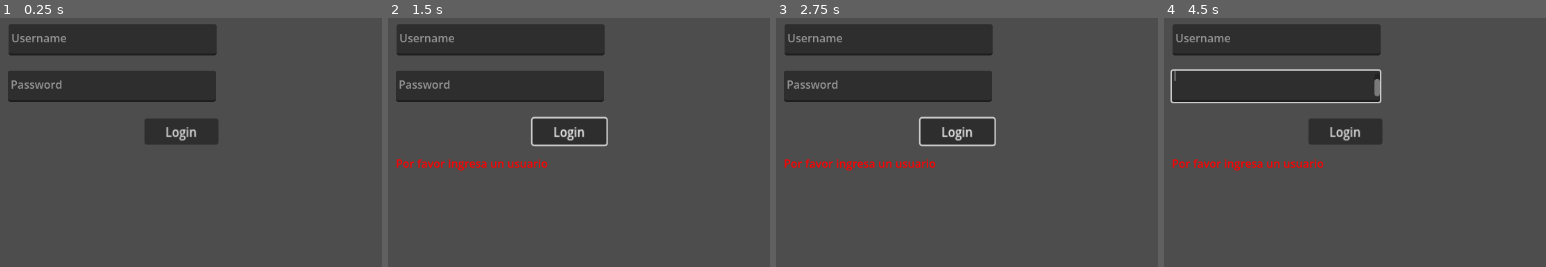
Above: before the commit, frames 1-4 (left to right).
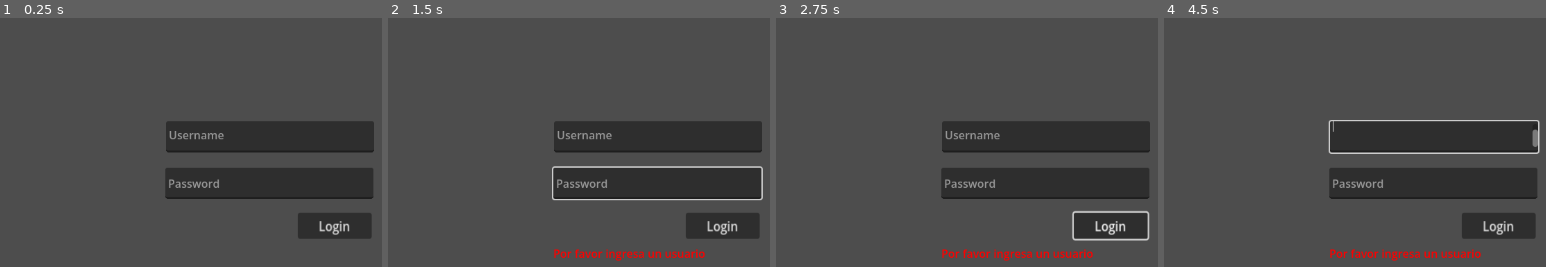
Above: after the commit, the same moments.

Repository: OriolGascon/TFG
Game: Godot game, scene res://login.tscn
Same seed, same stepped clock (60 frames per second), same inputs: the game is played once before the commit and once after it.
Inputs (mouse positions are in pixels of both pictures, inside the frame that each line leads up to):
- Up to frame 1 (0.25 s): no input
- Up to frame 2 (1.5 s): click "Login" at 0.5 s; tap Enter at 1.25 s; move the mouse to (outside the picture) at 1.27 s; hold Right (ui_right) from 1.28 s (still down); click (outside the picture) at 1.42 s
- Up to frame 3 (2.75 s): tap Space at 2 s; move the mouse to (871, 202) at 2.02 s; release Right (ui_right) at 2.03 s; hold Down (ui_down) from 2.03 s (still down)
- Up to frame 4 (4.5 s): tap Enter at 2.75, 4.25 s; move the mouse to (1500, 80) at 2.77 s; release Down (ui_down) at 2.78 s; hold Right (ui_right) 2.78-3.53 s; tap Space at 3.5 s; move the mouse to (outside the picture) at 3.52 s; hold Up (ui_up) 3.53-4.28 s; click (outside the picture) at 3.67 s; move the mouse to (outside the picture) at 4.27 s; hold Left (ui_left) from 4.28 s (still down)

The runs differ from the first frame. In frame 1, 28% of the frame differs, in the area x 2-98%, y 2-89%; in frame 2, 31%; in frame 3, 30%; in frame 4, 31%, in the area x 1-99%, y 2-98%.

Commit message:
correccions

Diff:
--- a/Planet_selector.tscn
+++ b/Planet_selector.tscn
@@ -1,45 +1,55 @@
-[gd_scene load_steps=5 format=3 uid="uid://cso254wq6p4q"]
+[gd_scene format=3 uid="uid://cso254wq6p4q"]
 
 [ext_resource type="Texture2D" uid="uid://t6d0hl1jlyyq" path="res://sprites/planets/background.png" id="1"]
 [ext_resource type="Script" uid="uid://dqst3xv8mt45u" path="res://planet_selector.gd" id="2"]
 [ext_resource type="Texture2D" uid="uid://buv2ajycpv5gn" path="res://sprites/planets/planet_Sheet.png" id="3"]
 
 [sub_resource type="RectangleShape2D" id="RectangleShape2D_earth"]
-extents = Vector2(75, 70)
+size = Vector2(150, 140)
 
-[node name="Node2D" type="Node2D"]
+[node name="Node2D2" type="Node2D" unique_id=1140567663]
 script = ExtResource("2")
 
-[node name="background" type="Sprite2D" parent="."]
+[node name="background" type="Sprite2D" parent="." unique_id=1736996995]
 position = Vector2(843, 428)
 scale = Vector2(0.878125, 0.7888889)
 texture = ExtResource("1")
 
-[node name="Earth" type="Sprite2D" parent="."]
+[node name="Earth" type="Sprite2D" parent="." unique_id=1783150482]
 position = Vector2(552, 421)
-rotation = -0.31383762
+rotation = -0.30686182
 scale = Vector2(0.6470794, 0.66610825)
 texture = ExtResource("3")
 region_enabled = true
 region_rect = Rect2(25, 220, 150, 140)
 
-[node name="EarthArea" type="Area2D" parent="Earth"]
+[node name="EarthArea" type="Area2D" parent="Earth" unique_id=438229516]
+rotation = -0.00019935668
 
-[node name="CollisionShape2D" type="CollisionShape2D" parent="Earth/EarthArea"]
+[node name="CollisionShape2D" type="CollisionShape2D" parent="Earth/EarthArea" unique_id=1319407031]
+rotation = 0.3126812
 shape = SubResource("RectangleShape2D_earth")
 
-[node name="HoverOutline" type="Line2D" parent="Earth"]
+[node name="HoverOutline" type="Line2D" parent="Earth" unique_id=458914591]
 visible = false
-points = [Vector2(-85, -75), Vector2(85, -75), Vector2(85, 75), Vector2(-85, 75), Vector2(-85, -75)]
+rotation = 0.31298727
+points = PackedVector2Array(-85, -75, 85, -75, 85, 75, -85, 75, -85, -75)
 width = 4.0
 default_color = Color(0, 1, 0, 1)
 
-[node name="UI" type="CanvasLayer" parent="."]
+[node name="UI" type="CanvasLayer" parent="." unique_id=337187723]
 
-[node name="DescriptionLabel" type="Label" parent="UI"]
-offset_left = 750.0
-offset_top = 400.0
-offset_right = 750.0
-offset_bottom = 400.0
+[node name="DescriptionLabel" type="Label" parent="UI" unique_id=1259252519]
 visible = false
+offset_left = 615.0
+offset_top = 383.0
+offset_right = 724.0
+offset_bottom = 406.0
 text = "Planeta Tierra"
+
+[node name="Mart" type="Sprite2D" parent="." unique_id=2049447202]
+position = Vector2(761, 316)
+scale = Vector2(0.5, 0.5)
+texture = ExtResource("3")
+region_enabled = true
+region_rect = Rect2(225, 30, 130, 130)
--- a/exercise_question.gd
+++ b/exercise_question.gd
@@ -9,6 +9,7 @@
 var file_path_label: Label
 var upload_status_label: Label
 var selected_file_path: String = ""
+
 @onready var game_state = get_node("/root/GameState")
 
 func _ready():
@@ -20,16 +21,15 @@
 	add_child(upload_request)
 	upload_request.request_completed.connect(_on_upload_request_completed)
 
-	# Crear la UI para mostrar la pregunta
+	# UI
 	var panel = PanelContainer.new()
-	panel.add_to_group("exercise_panel")
 	add_child(panel)
 
 	vbox = VBoxContainer.new()
 	vbox.custom_minimum_size = Vector2(500, 380)
 	panel.add_child(vbox)
 
-	# Sección de título
+	# Título
 	var title_section = Label.new()
 	title_section.text = "Título:"
 	title_section.add_theme_font_size_override("font_size", 18)
@@ -37,10 +37,9 @@
 
 	title_label = Label.new()
 	title_label.text = "Cargando ejercicio..."
-	title_label.custom_minimum_size = Vector2(460, 0)
 	vbox.add_child(title_label)
 
-	# Sección de descripción
+	# Descripción
 	var desc_section = Label.new()
 	desc_section.text = "Descripción:"
 	desc_section.add_theme_font_size_override("font_size", 18)
@@ -48,23 +47,20 @@
 
 	desc_label = Label.new()
 	desc_label.text = ""
-	desc_label.custom_minimum_size = Vector2(460, 150)
 	desc_label.autowrap_mode = TextServer.AUTOWRAP_WORD
 	vbox.add_child(desc_label)
 
-	# Sección de subida de archivo
+	# File select
 	var upload_section = Label.new()
 	upload_section.text = "Subir archivo:"
 	upload_section.add_theme_font_size_override("font_size", 18)
 	vbox.add_child(upload_section)
 
 	var file_box = HBoxContainer.new()
-	file_box.size_flags_horizontal = Control.SIZE_EXPAND_FILL
 	vbox.add_child(file_box)
 
 	file_path_label = Label.new()
 	file_path_label.text = "Ningún archivo seleccionado"
-	file_path_label.custom_minimum_size = Vector2(340, 0)
 	file_box.add_child(file_path_label)
 
 	var select_button = Button.new()
@@ -78,123 +74,138 @@
 	vbox.add_child(send_button)
 
 	upload_status_label = Label.new()
-	upload_status_label.text = ""
 	vbox.add_child(upload_status_label)
 
-	# Diálogo para seleccionar archivos
+	# File dialog
 	var file_dialog = FileDialog.new()
 	file_dialog.name = "FileDialog"
-	file_dialog.mode = FileDialog.Mode.OPEN_FILE
-	file_dialog.access = FileDialog.Access.FILE_SYSTEM
-	file_dialog.connect("file_selected", Callable(self, "_on_file_selected"))
+	file_dialog.file_mode = FileDialog.FILE_MODE_OPEN_FILE
+	file_dialog.access = FileDialog.ACCESS_FILESYSTEM
+	file_dialog.file_selected.connect(_on_file_selected)
 	add_child(file_dialog)
 
-	# Posicionar en el centro
-	anchor_left = 0.5
-	anchor_top = 0.5
-	offset_left = -250
-	offset_top = -190
-
-	# Hacer petición al API
 	fetch_exercise()
+
 
 func fetch_exercise():
 	var url = "http://192.168.1.126:8000/exercises"
-	print("Intentando conectar a: ", url)
 
 	var headers = []
 	if game_state.is_logged_in():
-		var token = game_state.get_token()
-		headers.append("Authorization: Bearer " + token)
-		print("Token enviado: ", token)
-	else:
-		print("Advertencia: No hay token disponible")
+		headers.append("Authorization: Bearer " + game_state.get_token())
 
 	var error = http_request.request(url, headers, HTTPClient.METHOD_GET)
-	print("Error de petición: ", error)
+	print("Fetch error:", error)
 
 func _on_fetch_request_completed(result, response_code, headers, body):
-	print("Resultado fetch: ", result, " | Código: ", response_code)
+	var text = body.get_string_from_utf8()
+
 	if response_code == 200:
 		var json = JSON.new()
-		var response_text = body.get_string_from_utf8()
-		print("Respuesta del API: ", response_text)
-		var parse_result = json.parse(response_text)
-		var exercises = []
-		if parse_result == OK:
-			exercises = json.get_data()
-		else:
-			print("Error parseando JSON: ", json.get_error_message())
-
-		if exercises and exercises is Array and exercises.size() > 0:
-			var random_exercise = exercises[randi() % exercises.size()]
-			current_exercise = random_exercise
-			title_label.text = current_exercise.get("title", "Sin título")
-			desc_label.text = current_exercise.get("description", "Sin descripción")
-		else:
-			title_label.text = "Ejercicio no encontrado"
-			desc_label.text = "No se encontraron ejercicios"
-			print("No exercises found")
+		if json.parse(text) == OK:
+			var exercises = json.get_data()
+			if exercises.size() > 0:
+				current_exercise = exercises[randi() % exercises.size()]
+				print(current_exercise)
+				title_label.text = current_exercise.get("title", "Sin título")
+				desc_label.text = current_exercise.get("description", "Sin descripción")
 	else:
-		var response_text = body.get_string_from_utf8()
-		title_label.text = "Error al cargar el ejercicio"
-		desc_label.text = "Error al cargar el ejercicio (código: " + str(response_code) + ")"
-		print("Error fetching exercises: ", response_code)
-		print("Body: ", response_text)
+		print("Error fetch:", response_code, text)
+
 
 func _on_select_file_pressed():
-	var dialog = $FileDialog
-	if dialog:
-		dialog.popup_centered()
+	$FileDialog.popup_centered()
 
 func _on_file_selected(path: String):
 	selected_file_path = path
 	file_path_label.text = path
 	upload_status_label.text = "Archivo seleccionado"
 
+
 func _on_send_file_pressed():
 	if selected_file_path == "":
-		upload_status_label.text = "Selecciona un archivo antes de enviar"
+		upload_status_label.text = "Selecciona un archivo"
 		return
+
+	if current_exercise == {}:
+		upload_status_label.text = "No hay ejercicio activo"
+		return
+
+	var exercise_id = int(current_exercise.get("id"))
 
 	var file = FileAccess.open(selected_file_path, FileAccess.READ)
 	if file == null:
-		upload_status_label.text = "No se pudo abrir el archivo"
+		upload_status_label.text = "No se pudo abrir archivo"
 		return
 
 	var file_data = file.get_buffer(file.get_length())
 	file.close()
 
-	var boundary = "----GodotBoundary" + str(OS.get_unix_time())
+	var boundary = "----GodotBoundary" + str(Time.get_unix_time_from_system())
+
 	var body_bytes = PackedByteArray()
-	body_bytes.append_array(("--" + boundary + "\r\n").to_utf8())
-	body_bytes.append_array(("Content-Disposition: form-data; name=\"file\"; filename=\"" + selected_file_path.get_file() + "\"\r\n").to_utf8())
-	body_bytes.append_array("Content-Type: application/octet-stream\r\n\r\n".to_utf8())
+
+	# -------------------------
+	# exercise_id field
+	# -------------------------
+	body_bytes.append_array(("--" + boundary + "\r\n").to_utf8_buffer())
+
+	body_bytes.append_array(
+		("Content-Disposition: form-data; name=\"exercise_id\"\r\n\r\n").to_utf8_buffer()
+	)
+
+	body_bytes.append_array(str(exercise_id).to_utf8_buffer())
+	body_bytes.append_array("\r\n".to_utf8_buffer())
+
+	# -------------------------
+	# file field
+	# -------------------------
+	body_bytes.append_array(("--" + boundary + "\r\n").to_utf8_buffer())
+
+	body_bytes.append_array(
+		("Content-Disposition: form-data; name=\"file\"; filename=\"" +
+		selected_file_path.get_file() + "\"\r\n").to_utf8_buffer()
+	)
+
+	body_bytes.append_array("Content-Type: application/octet-stream\r\n\r\n".to_utf8_buffer())
+
 	body_bytes.append_array(file_data)
-	body_bytes.append_array("\r\n".to_utf8())
-	body_bytes.append_array(("--" + boundary + "--\r\n").to_utf8())
-
-	var url = "http://192.168.1.126:8000/exercises/upload"
-	var headers = ["Content-Type: multipart/form-data; boundary=" + boundary]
+
+	body_bytes.append_array("\r\n".to_utf8_buffer())
+
+	# -------------------------
+	# end boundary
+	# -------------------------
+	body_bytes.append_array(("--" + boundary + "--\r\n").to_utf8_buffer())
+
+	var url = "http://192.168.1.126:8000/submissions"
+
+	var headers = [
+		"Content-Type: multipart/form-data; boundary=" + boundary
+	]
+
 	if game_state.is_logged_in():
-		var token = game_state.get_token()
-		headers.append("Authorization: Bearer " + token)
-		print("Token enviado en upload: ", token)
-
-	upload_status_label.text = "Enviando archivo..."
-	var error = upload_request.request(url, headers, HTTPClient.METHOD_POST, body_bytes)
-	print("Error de petición upload: ", error)
+		headers.append("Authorization: Bearer " + game_state.get_token())
+
+	upload_status_label.text = "Enviando..."
+
+	var error = upload_request.request_raw(
+		url,
+		headers,
+		HTTPClient.METHOD_POST,
+		body_bytes
+	)
+
+	print("Upload error:", error)
 
 func _on_upload_request_completed(result, response_code, headers, body):
-	print("Resultado upload: ", result, " | Código: ", response_code)
-	var response_text = body.get_string_from_utf8()
-	print("Respuesta upload: ", response_text)
+	var text = body.get_string_from_utf8()
+
 	if response_code == 200 or response_code == 201:
 		upload_status_label.text = "Archivo enviado correctamente"
 	else:
-		upload_status_label.text = "Error al enviar archivo (código: " + str(response_code) + ")"
-		print("Error upload: ", response_code)
-		print("Body: ", response_text)
+		upload_status_label.text = "Error upload: " + str(response_code)
+		print(text)
 
 func _on_close_pressed():
 	queue_free()
--- a/login.tscn
+++ b/login.tscn
@@ -15,26 +15,28 @@
 
 [node name="username" type="TextEdit" parent="." unique_id=455515199]
 layout_mode = 0
-offset_left = 220.0
-offset_top = 101.0
-offset_right = 520.0
-offset_bottom = 146.0
+offset_left = 447.0
+offset_top = 241.0
+offset_right = 747.0
+offset_bottom = 286.0
 placeholder_text = "Username"
 
-[node name="password" type="TextEdit" parent="." unique_id=1474897846]
+[node name="password" type="LineEdit" parent="." unique_id=1474897846]
 layout_mode = 0
-offset_left = 219.0
-offset_top = 168.0
-offset_right = 519.0
-offset_bottom = 213.0
+offset_left = 446.0
+offset_top = 308.0
+offset_right = 746.0
+offset_bottom = 353.0
 placeholder_text = "Password"
+secret = true
+secret_character = "*"
 
 [node name="Login" type="Button" parent="." unique_id=1485343573]
 layout_mode = 0
-offset_left = 416.0
-offset_top = 237.0
-offset_right = 515.0
-offset_bottom = 268.0
+offset_left = 637.0
+offset_top = 373.0
+offset_right = 736.0
+offset_bottom = 404.0
 scale = Vector2(1.0761905, 1.2142857)
 text = "Login"
 
@@ -42,10 +44,10 @@
 
 [node name="ErrorLabel" type="Label" parent="." unique_id=1234567890]
 layout_mode = 0
-offset_left = 219.0
-offset_top = 290.0
-offset_right = 519.0
-offset_bottom = 320.0
+offset_left = 446.0
+offset_top = 420.0
+offset_right = 746.0
+offset_bottom = 450.0
 theme_override_colors/font_color = Color(1, 0, 0, 1)
 
 [connection signal="button_down" from="Login" to="." method="_on_login_button_down"]
Not shown, added: planeta_terra_probes.tscn25780087846.tmp
Not shown, added: planeta_terra_probes.tscn25799877129.tmp
Not shown, added: planeta_terra_probes.tscn25830015067.tmp
Not shown, added: planeta_terra_probes.tscn25845145961.tmp
Not shown, added: planeta_terra_probes.tscn25894151185.tmp
Not shown, added: planeta_terra_probes.tscn25914981381.tmp
